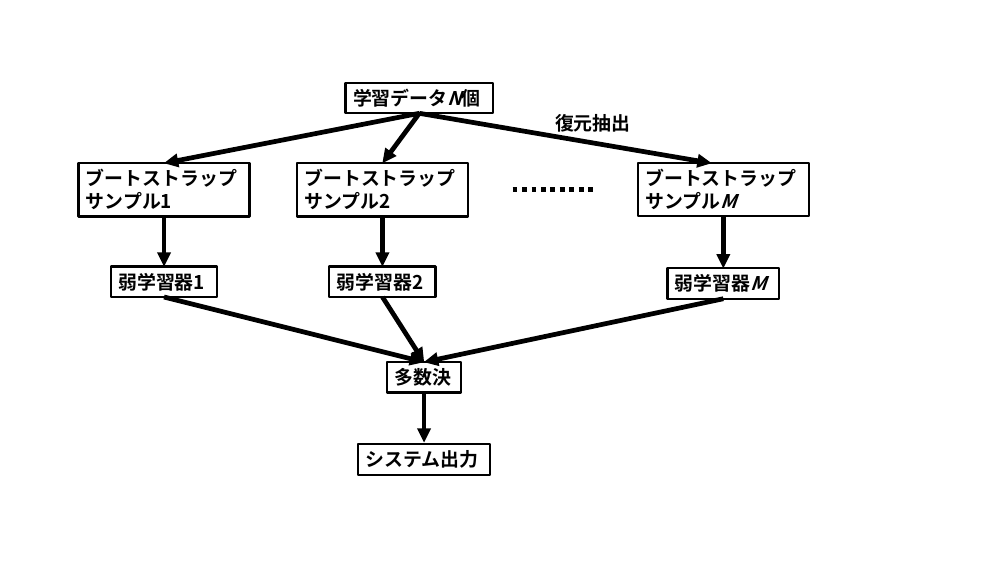
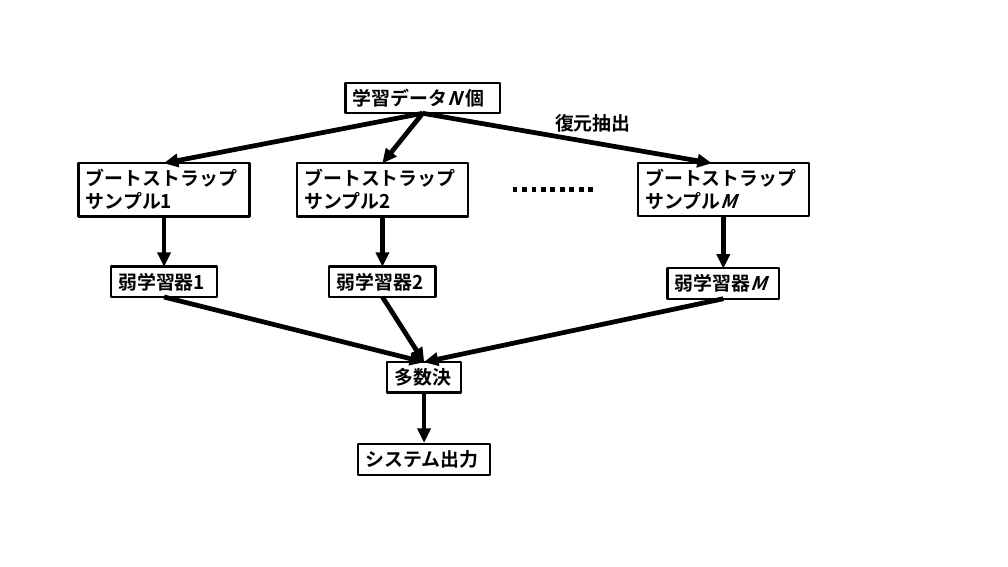
Before and after one commit to crotsu/ML_basic_ensemble, a slide deck: slide 1 of Chapter5/work/work.pptx. Drawn at 1008x567 pixels with LibreOffice and Linux fonts; fonts in the diff are those of the drawing. Boxes give left, top, right and bottom in pixels: in the first picture for what was removed or moved away, otherwise in the second. Text is boxed around its words. In the diff, an @@ line names an element or a change of style, - is before the commit and + after.

```diff
--- a/Chapter5/work/work.pptx
+++ b/Chapter5/work/work.pptx
@@ rectangle "学習データN 個": place and size @@
-rectangle "学習データN 個" at bbox=[346, 83, 493, 113]
+rectangle "学習データN 個" at bbox=[346, 83, 500, 113]
@@ text in rectangle at bbox=[353, 85, 485, 110]: spaces changed @@
-学習データN個
+学習データN 個
@@ arrow moved from (420, 113) - (164, 163) to (423, 113) - (164, 163) @@
@@ arrow moved from (420, 113) - (383, 163) to (423, 113) - (383, 163) @@
@@ arrow moved from (420, 113) - (712, 163) to (423, 113) - (712, 163) @@
```
Also in this commit, not shown: 3 slides added, 7 other files.
